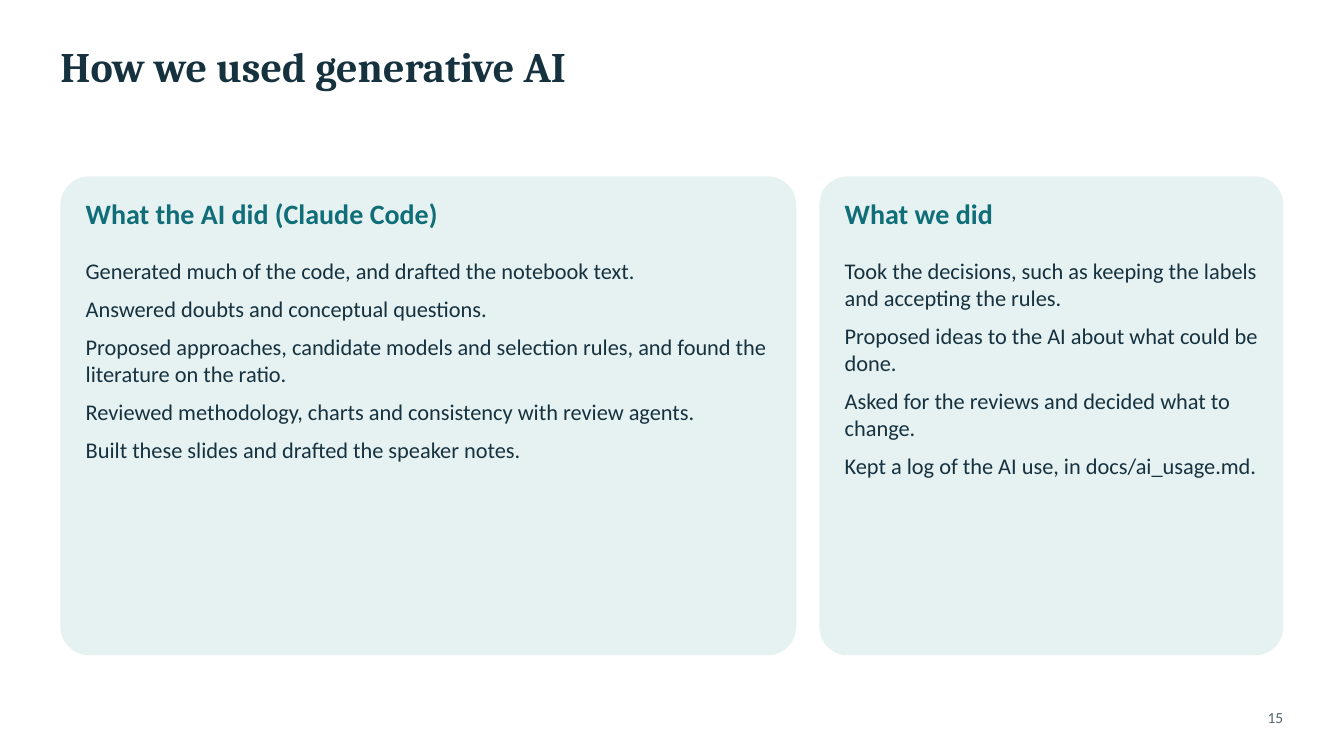
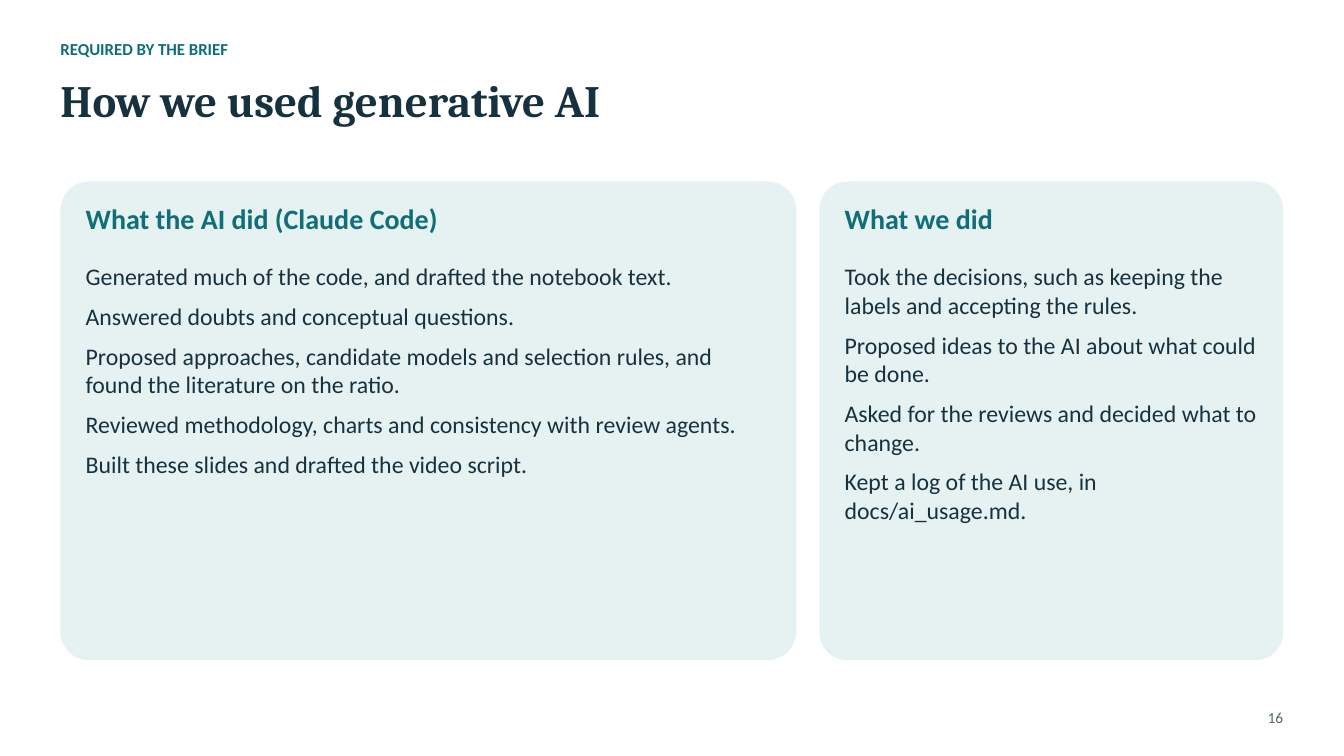
Before and after one commit to tomas20oriol-jpg/miopia-ml-project, a slide deck: slide 16 of slides/myopia_presentation.pptx (slide 15 before the commit). Drawn at 1344x756 pixels with LibreOffice and Linux fonts; fonts in the diff are those of the drawing. Boxes give left, top, right and bottom in pixels: in the first picture for what was removed or moved away, otherwise in the second. Text is boxed around its words. In the diff, an @@ line names an element or a change of style, - is before the commit and + after.

```diff
--- a/slides/myopia_presentation.pptx
+++ b/slides/myopia_presentation.pptx
@@ text added at (x1=60, y1=44, x2=228, y2=57), 12 pt, text #0F6E78, bold @@
+REQUIRED BY THE BRIEF
@@ title "How we used generative AI" moved from (x1=60, y1=52, x2=566, y2=92) to (x1=60, y1=86, x2=600, y2=127) @@
@@ title "How we used generative AI" at (x1=60, y1=86, x2=600, y2=127): size 30 to 32 pt @@
@@ 2 texts, 2 rounded rectangles moved together from (x1=60, y1=176, x2=1284, y2=655) to (x1=60, y1=181, x2=1284, y2=660) @@
@@ text at (x1=86, y1=268, x2=736, y2=437): size 16 to 17 pt in "Generated much of the code, and drafted ...", "Answered doubts and conceptual questions.", "Proposed approaches, candidate models and selection rules, ...", "Reviewed methodology, charts and consistency with review ..." @@
@@ text "Took the decisions, such as ..." at (x1=845, y1=268, x2=1256, y2=523): size 16 to 17 pt @@
@@ text at (x1=86, y1=456, x2=528, y2=477): text changed; size 16 to 17 pt @@
-Built these slides and drafted the speaker notes.
+Built these slides and drafted the video script.
@@ text at (x1=1268, y1=712, x2=1284, y2=723): text changed @@
-15
+16
```
Also in this commit, not shown: 13 other slides changed, 2 slides added, 1 slide removed, 14 other files.
